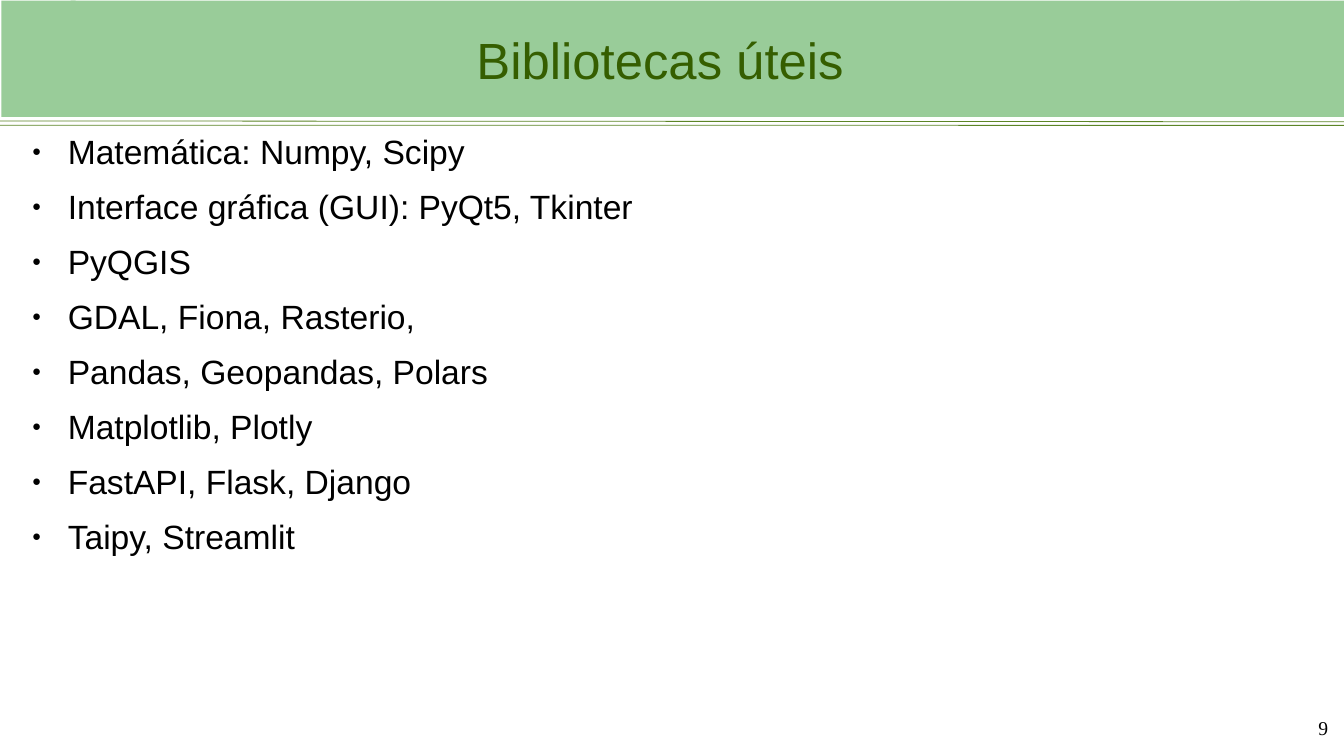
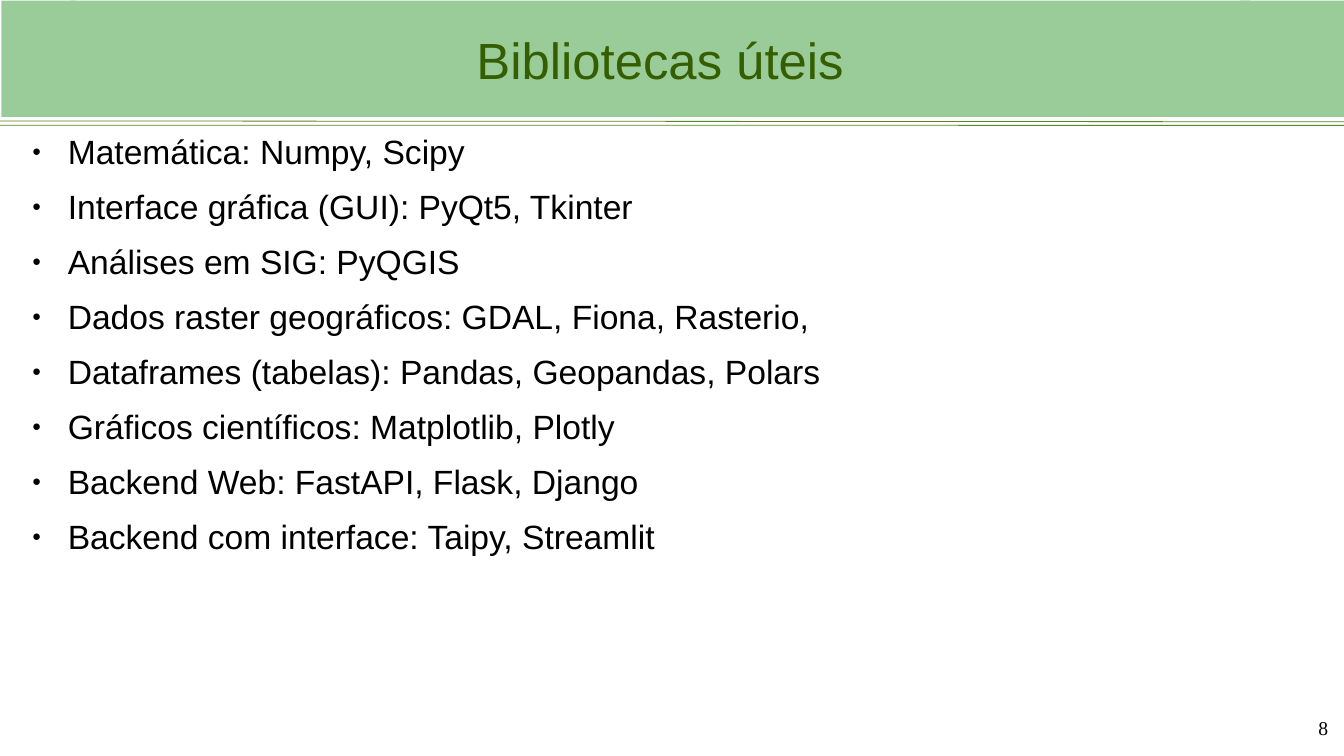
Before and after one commit to viniciusbrito1/progcart, a slide deck: slide 8 of aulas/Ambiente_de_desenvolvimento.odp (slide 9 before the commit). Drawn at 1344x756 pixels with LibreOffice and Linux fonts; fonts in the diff are those of the drawing; background and template pictures are left out. Boxes give left, top, right and bottom in pixels: in the first picture for what was removed or moved away, otherwise in the second. Text is boxed around its words. In the diff, an @@ line names an element or a change of style, - is before the commit and + after.

```diff
--- a/aulas/Ambiente_de_desenvolvimento.odp
+++ b/aulas/Ambiente_de_desenvolvimento.odp
@@ text at bbox=[68, 249, 820, 556]: text changed @@
-● PyQGIS
-● GDAL, Fiona, Rasterio,
-● Pandas, Geopandas, Polars
-● Matplotlib, Plotly
-● FastAPI, Flask, Django
-● Taipy, Streamlit
+● Análises em SIG: PyQGIS
+● Dados raster geográficos: GDAL, Fiona, Rasterio,
+● Dataframes (tabelas): Pandas, Geopandas, Polars
+● Gráficos científicos: Matplotlib, Plotly
+● Backend Web: FastAPI, Flask, Django
+● Backend com interface: Taipy, Streamlit
@@ page number at bbox=[1318, 722, 1328, 736]: text changed @@
-9
+8
```
Also in this commit, not shown: 4 other slides changed, 2 slides added, 1 slide removed, 2 other files.
